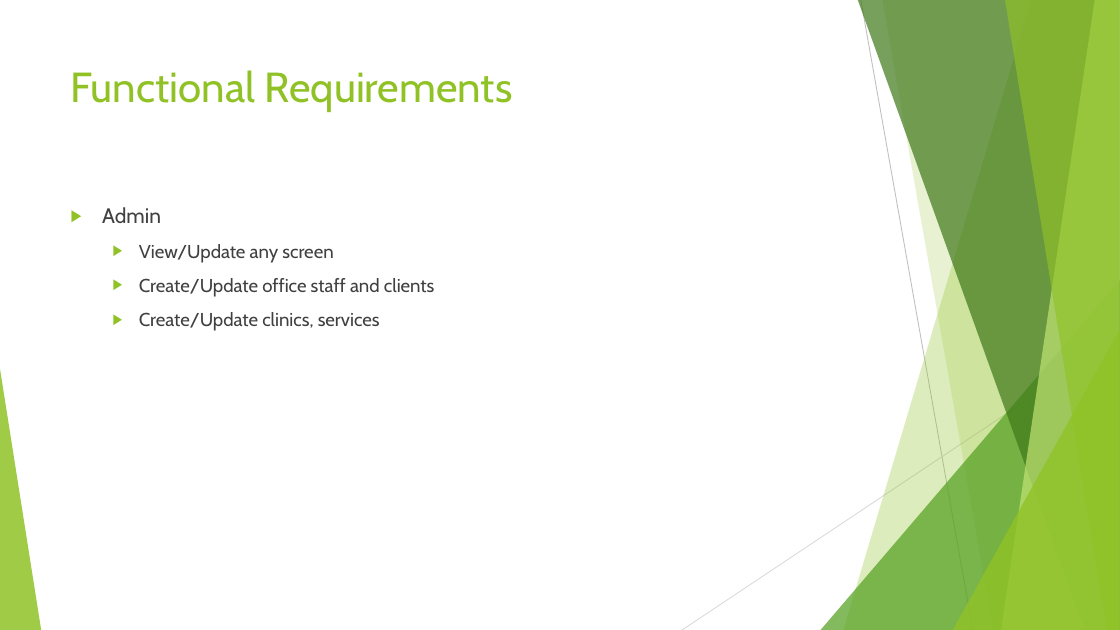
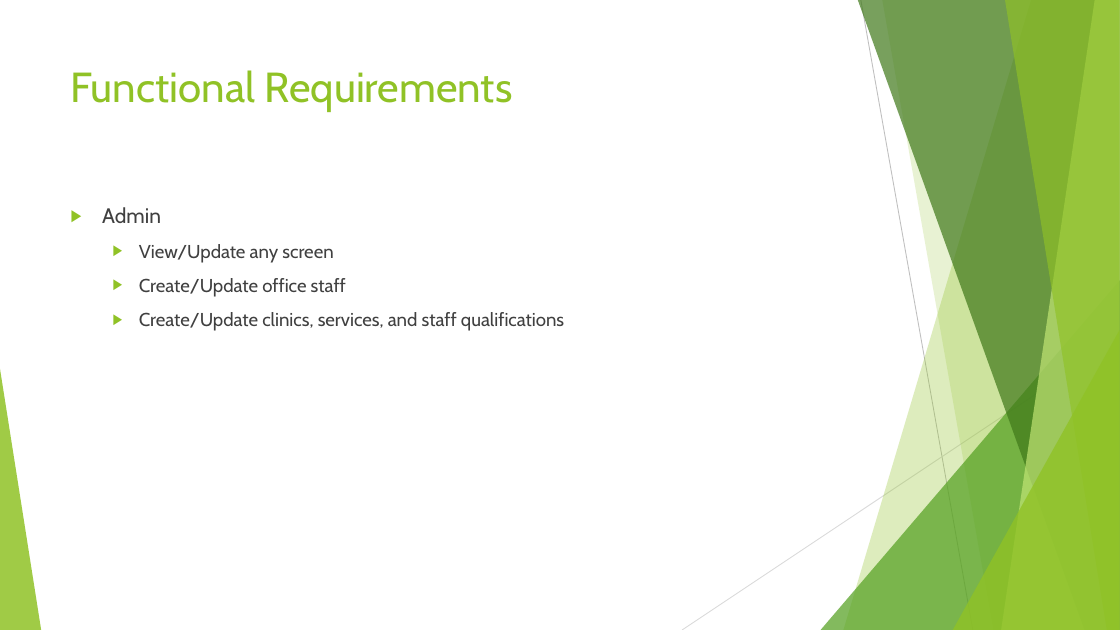
Before and after one commit to franzcatch/Clinic, a slide deck: slide 10 of Docs/Adam Franzen COSC6000 FA2 2016 Presentation 3.pptx. Drawn at 1120x630 pixels with LibreOffice and Linux fonts; fonts in the diff are those of the drawing. Boxes give left, top, right and bottom in pixels: in the first picture for what was removed or moved away, otherwise in the second. Text is boxed around its words. In the diff, an @@ line names an element or a change of style, - is before the commit and + after.

```diff
--- a/Docs/Adam Franzen COSC6000 FA2 2016 Presentation 3.pptx
+++ b/Docs/Adam Franzen COSC6000 FA2 2016 Presentation 3.pptx
@@ text at (x1=139, y1=278, x2=564, y2=331): text changed @@
-  ▶ Create/Update office staff and clients
-  ▶ Create/Update clinics, services
+  ▶ Create/Update office staff
+  ▶ Create/Update clinics, services, and staff qualifications
```
Also in this commit, not shown: 9 other slides changed, 5 slides added, 3 slides removed, 4 other files.
